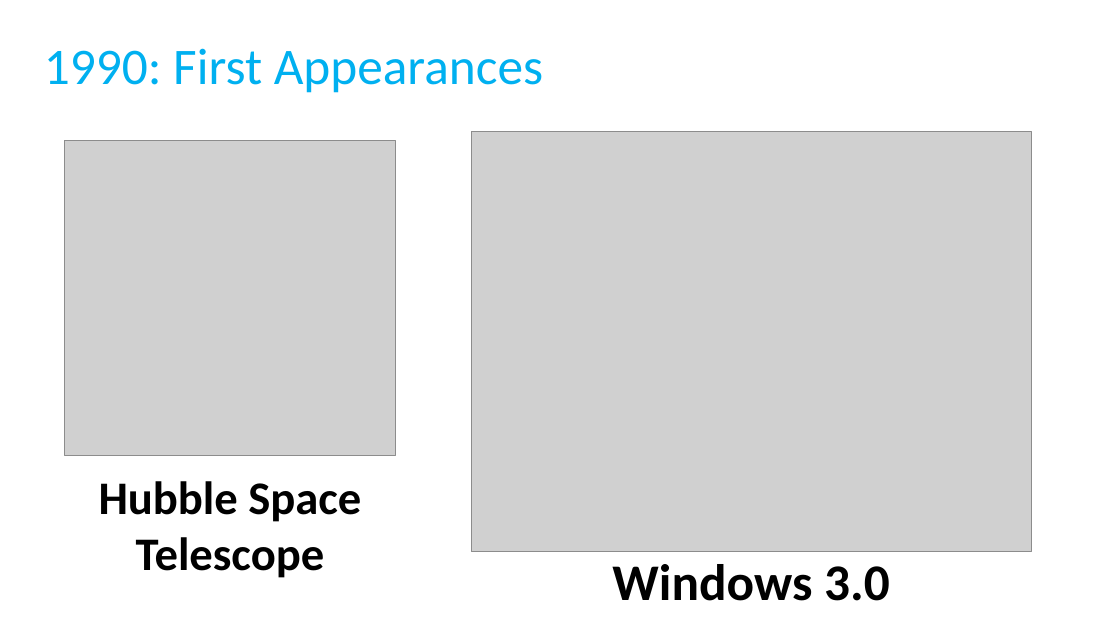
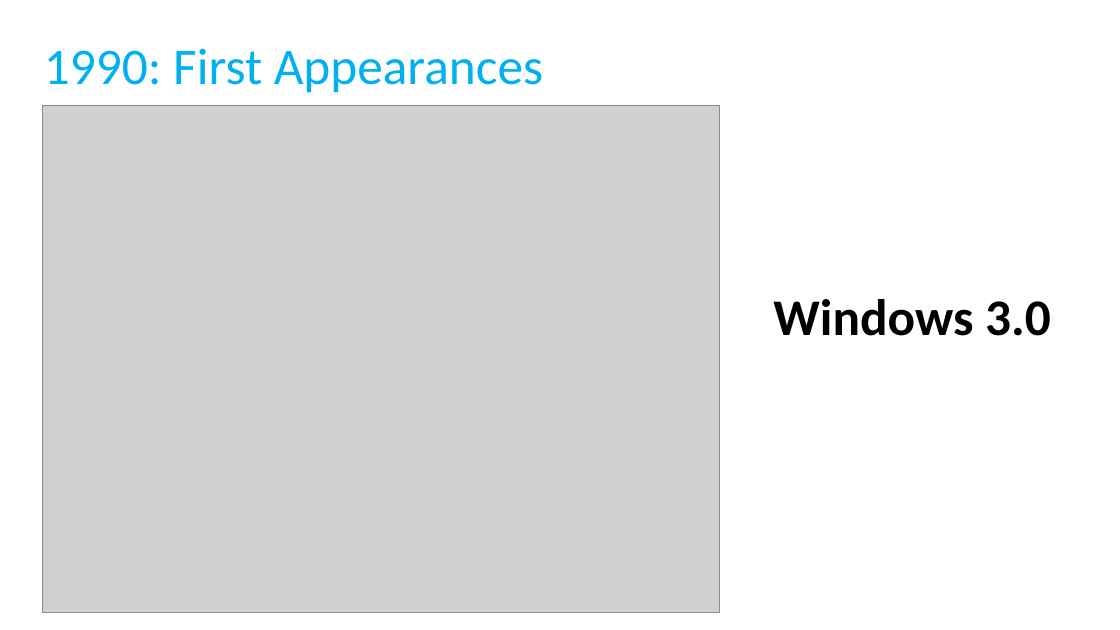
Before and after one commit to tjd1234/cmpt383summer2022, a slide deck: slide 4 of docs/languages/haskell/haskell1990.pptx (slide 3 before the commit). Drawn at 1120x630 pixels with LibreOffice and Linux fonts; fonts in the diff are those of the drawing; grey boxes stand for pictures. Boxes give left, top, right and bottom in pixels: in the first picture for what was removed or moved away, otherwise in the second. Text is boxed around its words. In the diff, an @@ line names an element or a change of style, - is before the commit and + after.

```diff
--- a/docs/languages/haskell/haskell1990.pptx
+++ b/docs/languages/haskell/haskell1990.pptx
@@ picture resized from (x1=471, y1=132, x2=1032, y2=552) to (x1=43, y1=105, x2=719, y2=613) @@
@@ picture removed at (x1=65, y1=140, x2=396, y2=455) @@
@@ text "Windows 3.0" moved from (x1=612, y1=564, x2=890, y2=601) to (x1=773, y1=299, x2=1051, y2=336) @@
@@ text removed at (x1=99, y1=481, x2=361, y2=578) @@
-Hubble Space Telescope
```
Also in this commit, not shown: 9 other slides changed, 1 slide added, 1 slide removed, 4 other files.
